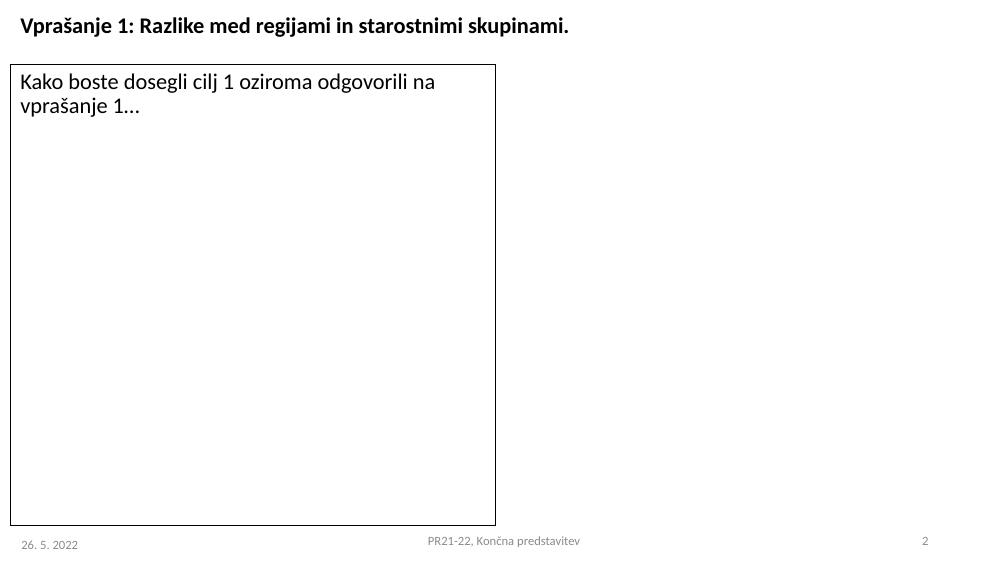
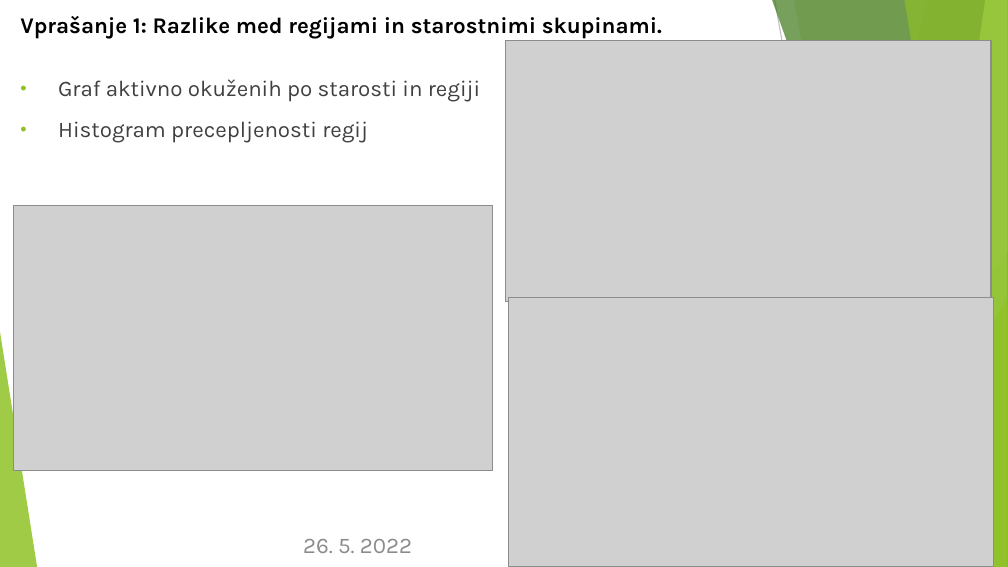
Before and after one commit to SerugaDavid/PR21DSZHMM, a slide deck: slide 2 of predstavitve/PR2021-22_koncna_01.pptx. Drawn at 1008x567 pixels with LibreOffice and Linux fonts; fonts in the diff are those of the drawing; grey boxes stand for pictures. Boxes give left, top, right and bottom in pixels: in the first picture for what was removed or moved away, otherwise in the second. Text is boxed around its words. In the diff, an @@ line names an element or a change of style, - is before the commit and + after.

Commit message:
Koncna predstavitev, povečan font na slikah

```diff
--- a/predstavitve/PR2021-22_koncna_01.pptx
+++ b/predstavitve/PR2021-22_koncna_01.pptx
@@ text "Vprašanje 1: Razlike med regijami ..." at box(20, 16, 662, 39): font Calibri to Karla @@
@@ picture added at box(505, 41, 991, 301) @@
@@ text "Graf aktivno okuženih po starosti ...": place and size @@
-text "Graf aktivno okuženih po starosti ..." at box(10, 65, 496, 525)
+text "Graf aktivno okuženih po starosti ..." at box(58, 79, 480, 143)
@@ text "Graf aktivno okuženih po starosti ..." at box(58, 79, 480, 143): outline #000000 0.75 pt to none @@
@@ text at box(58, 79, 480, 143): text changed; font Calibri to Karla; text colour #000000 to #404040 @@
-Kako boste dosegli cilj 1 oziroma odgovorili na vprašanje 1…
+• Graf aktivno okuženih po starosti in regiji
+• Histogram precepljenosti regij
@@ picture added at box(13, 206, 492, 471) @@
@@ picture added at box(509, 297, 994, 567) @@
@@ group added at box(0, 0, 1008, 567): 5 freeform shapes, 3 triangles, 2 lines @@
@@ text "26. 5. 2022" at box(303, 539, 412, 553): size 9 to 16 pt, font Calibri to Karla; alignment left to right @@
@@ text removed at box(428, 536, 580, 547) @@
-PR21-22, Končna predstavitev
@@ page number removed at box(922, 537, 928, 545) @@
-2
```
Also in this commit, not shown: 4 other slides changed, 9 other files.
